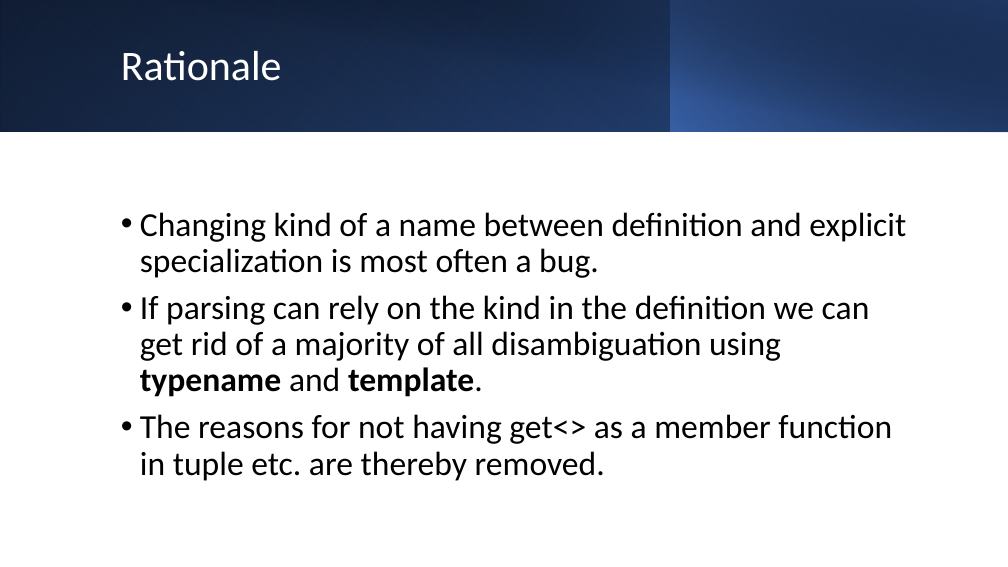
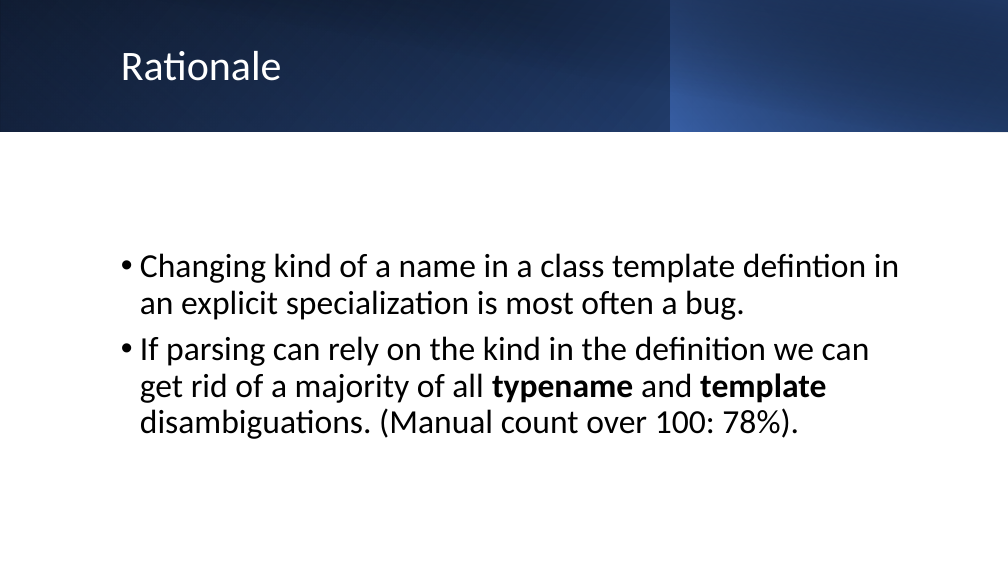
Before and after one commit to BengtGustafsson/isocpp-proposals, a slide deck: slide 3 of P2669-DeprecateKindChange/DeprecateKindChange.pptx. Drawn at 1008x567 pixels with LibreOffice and Linux fonts; fonts in the diff are those of the drawing. Boxes give left, top, right and bottom in pixels: in the first picture for what was removed or moved away, otherwise in the second. Text is boxed around its words. In the diff, an @@ line names an element or a change of style, - is before the commit and + after.

```diff
--- a/P2669-DeprecateKindChange/DeprecateKindChange.pptx
+++ b/P2669-DeprecateKindChange/DeprecateKindChange.pptx
@@ text at (140, 253, 899, 439): text changed @@
-• Changing kind of a name between definition and explicit specialization is most often a bug.
-• If parsing can rely on the kind in the definition we can get rid of a majority of all disambiguation using typename and template.
-• The reasons for not having get<> as a member function in tuple etc. are thereby removed.
+• Changing kind of a name in a class template defintion in an explicit specialization is most often a bug.
+• If parsing can rely on the kind in the definition we can get rid of a majority of all typename and template disambiguations. (Manual count over 100: 78%).
```
Also in this commit, not shown: 3 other slides changed, 2 slides added, 1 other file.
